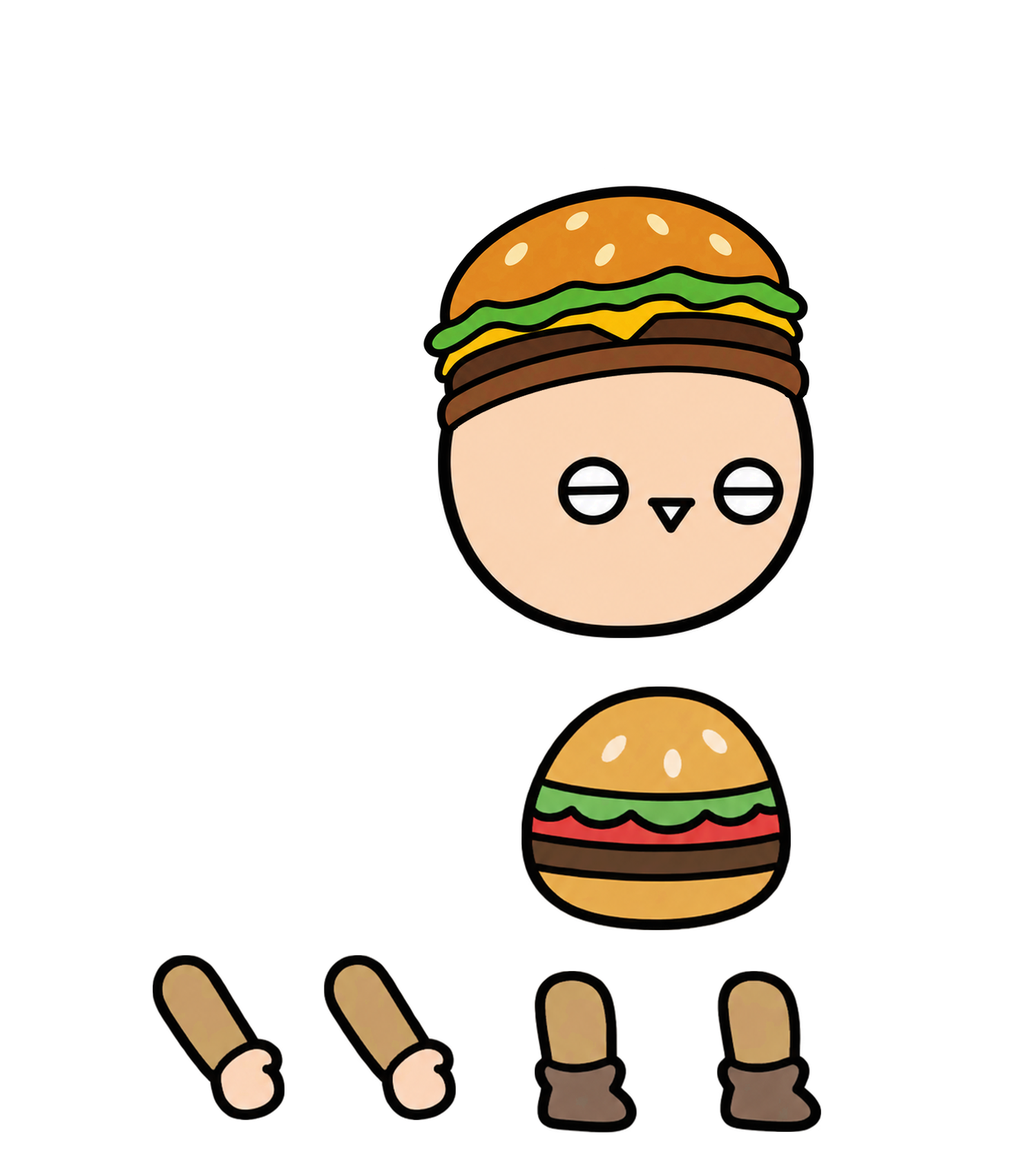
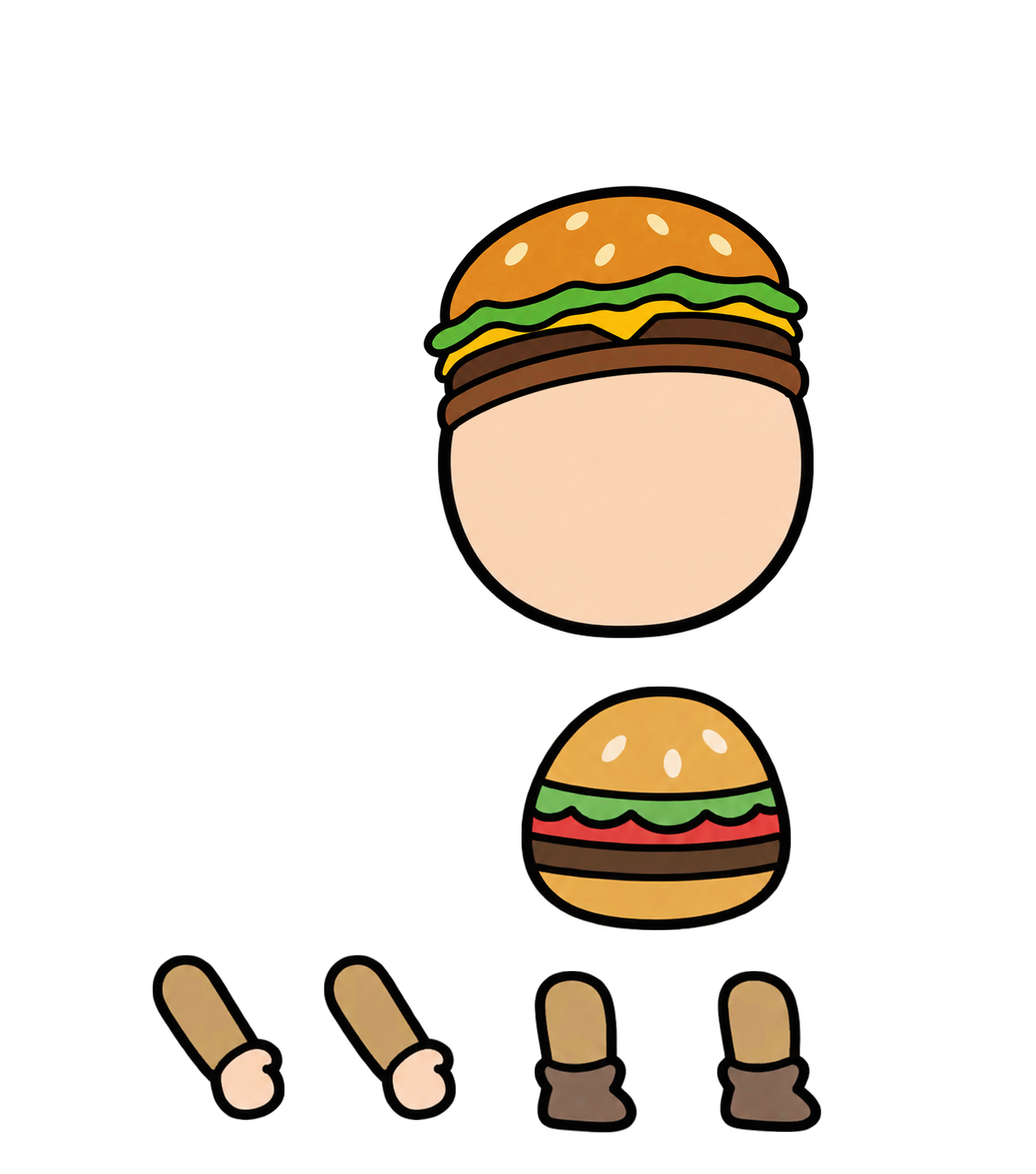
Revision of a layered 1036x1174 image; what changed, layer by layer:
painted on "머리" over left=549, top=442, right=801, bottom=553
